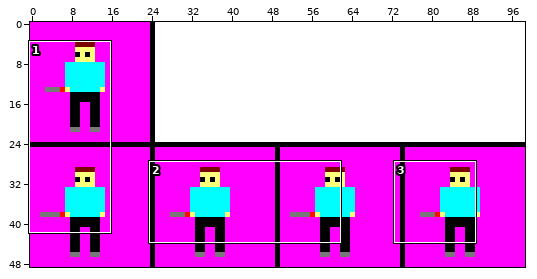
Sprite sheet: Resources/playerWithKatana.png. The picture above shows the old version from afar; the outline marks the close-up.
Close-up. Before the commit:
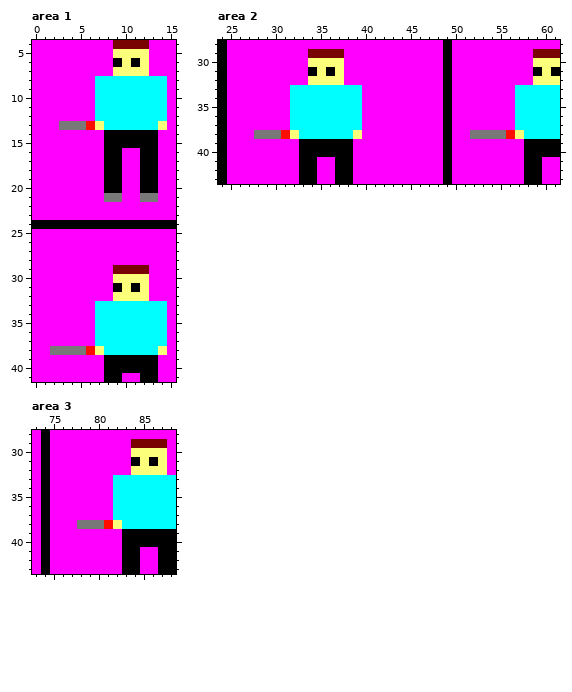
The file is 99x49 pixels. Colours within 5 levels of each other are drawn and written as one. Shown: area 1: x 0..15, y 4..41; area 2: x 24..61, y 28..43; area 3: x 73..88, y 28..43.
And afterwards:
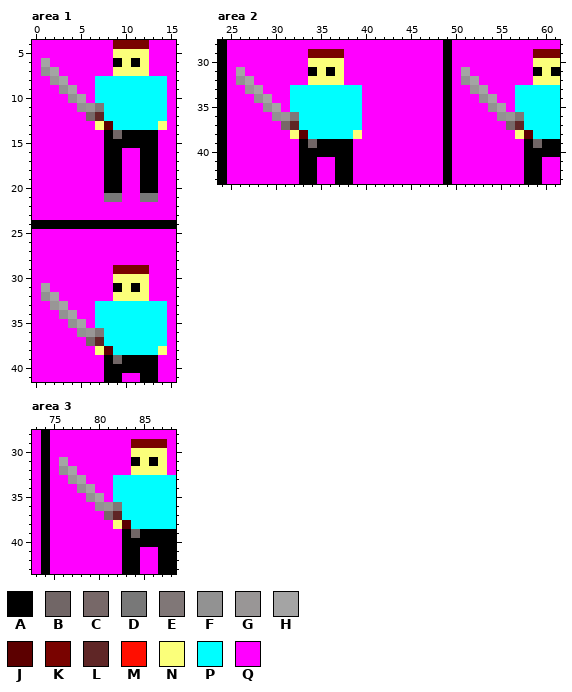
Palette (. is transparent): A #000000  B #716666  C #776868  D #787878  E #807777  F #929292  G #999696  H #a4a4a4  J #5c0000  K #790300  L #5f2626  M #ff0e00  N #fbff7a  P #00feff  Q #ff00ff
Author's note on the commit: png images of player with all weapons
From old to new:
Changed rows in their new state; - is an unchanged pixel.
Area 1:
first column x 1:
 6 H--------
 7 FH-------
 8 -GH------
 9 --FH-----
10 ---FH----
11 ----FGE--
12 -----CL--
13 --QQQQ-J-
14 --------B
first column x 1:
31 H--------
32 FH-------
33 -GH------
34 --FH-----
35 ---FH----
36 ----FGE--
37 -----CL--
38 -QQQQQ-J-
39 --------B
Area 2:
first column x 26:
31 H------------------------H--------
32 FH-----------------------FH-------
33 -GH-----------------------GH------
34 --FH-----------------------FH-----
35 ---FH-----------------------FH----
36 ----FGE----------------------FGE--
37 -----CL-----------------------CL--
38 --QQQQ-J------------------QQQQQ-J-
39 --------B------------------------B
Area 3:
first column x 76:
31 H--------
32 FH-------
33 -GH------
34 --FH-----
35 ---FH----
36 ----FGE--
37 -----CL--
38 --QQQQ-J-
39 --------B
Changed places in both close-ups, as pixel boxes (x1, y1, x2, y2):
changed: (41, 58, 122, 139)
changed: (41, 283, 122, 364)
changed: (236, 67, 317, 148)
changed: (461, 67, 542, 148)
changed: (59, 457, 140, 538)
